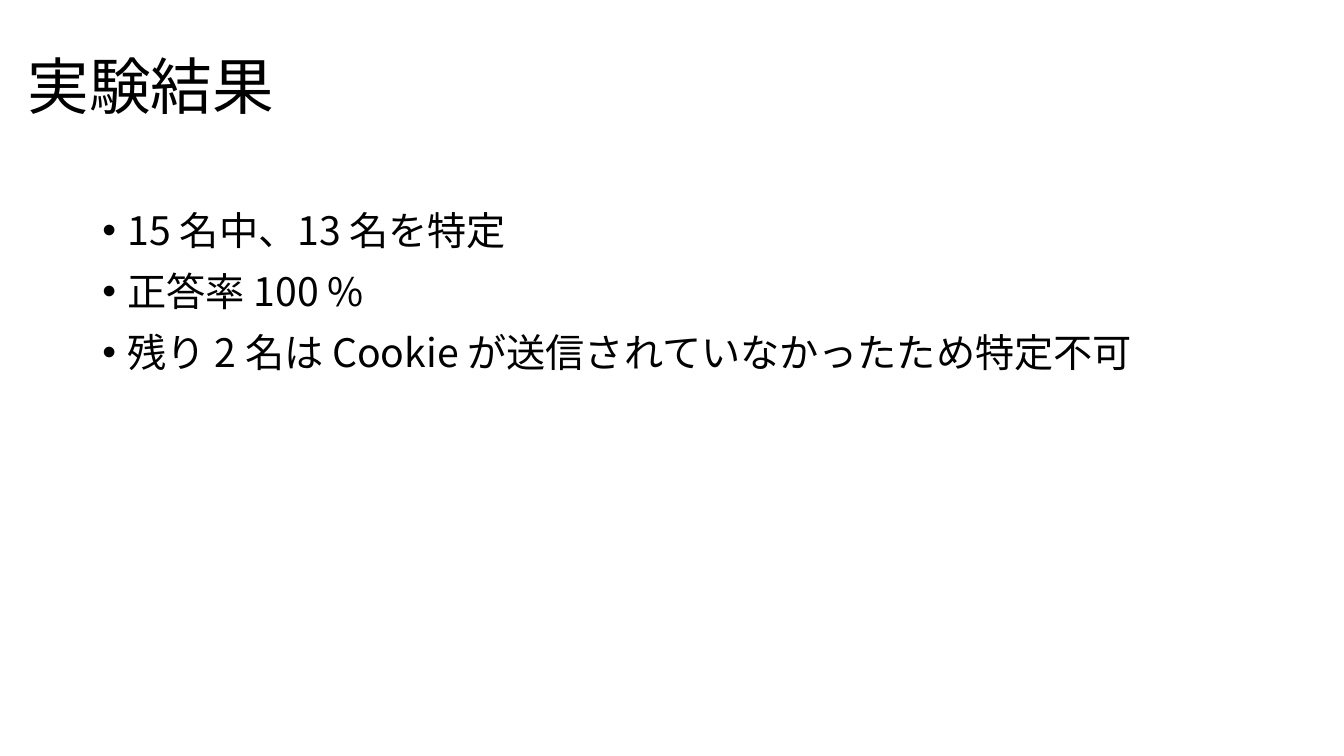
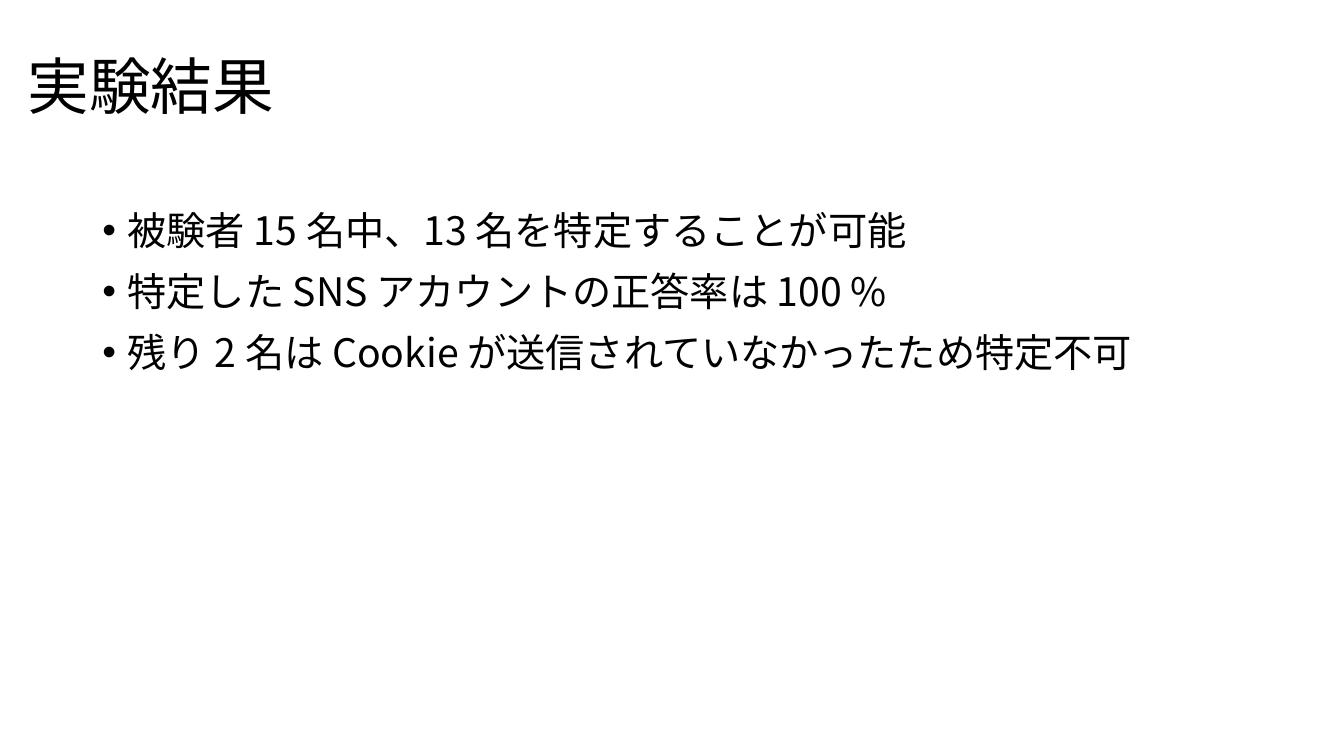
Before and after one commit to noraworld/graduation-thesis, a slide deck: slide 10 of presentation_slides.pptx. Drawn at 1344x756 pixels with LibreOffice and Linux fonts; fonts in the diff are those of the drawing. Boxes give left, top, right and bottom in pixels: in the first picture for what was removed or moved away, otherwise in the second. Text is boxed around its words. In the diff, an @@ line names an element or a change of style, - is before the commit and + after.

```diff
--- a/presentation_slides.pptx
+++ b/presentation_slides.pptx
@@ text at <box>128,212,907,310</box>: text changed @@
-• 15 名中、13 名を特定
-• 正答率 100 %
+• 被験者 15 名中、13 名を特定することが可能
+• 特定した SNS アカウントの正答率は 100 %
```
Also in this commit, not shown: 3 other slides changed.
